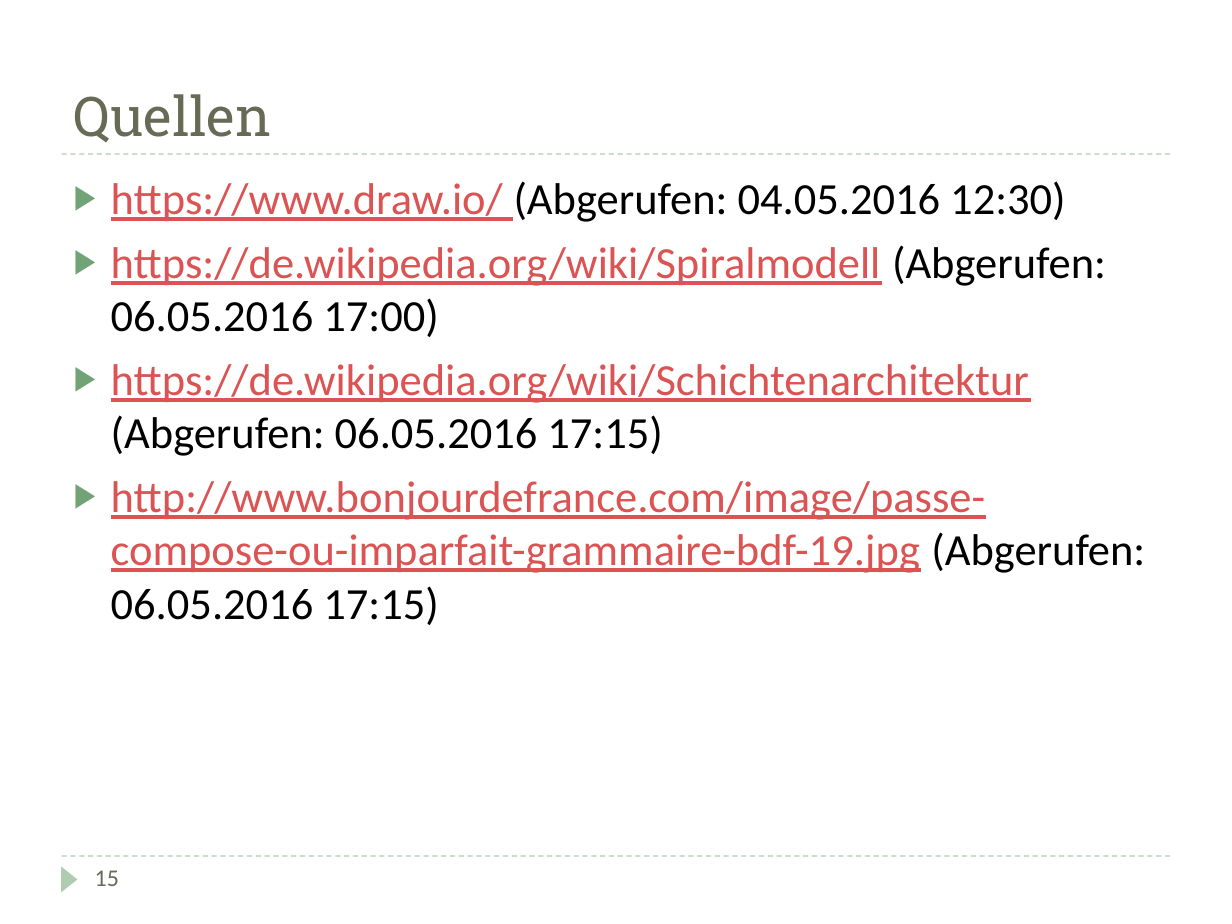
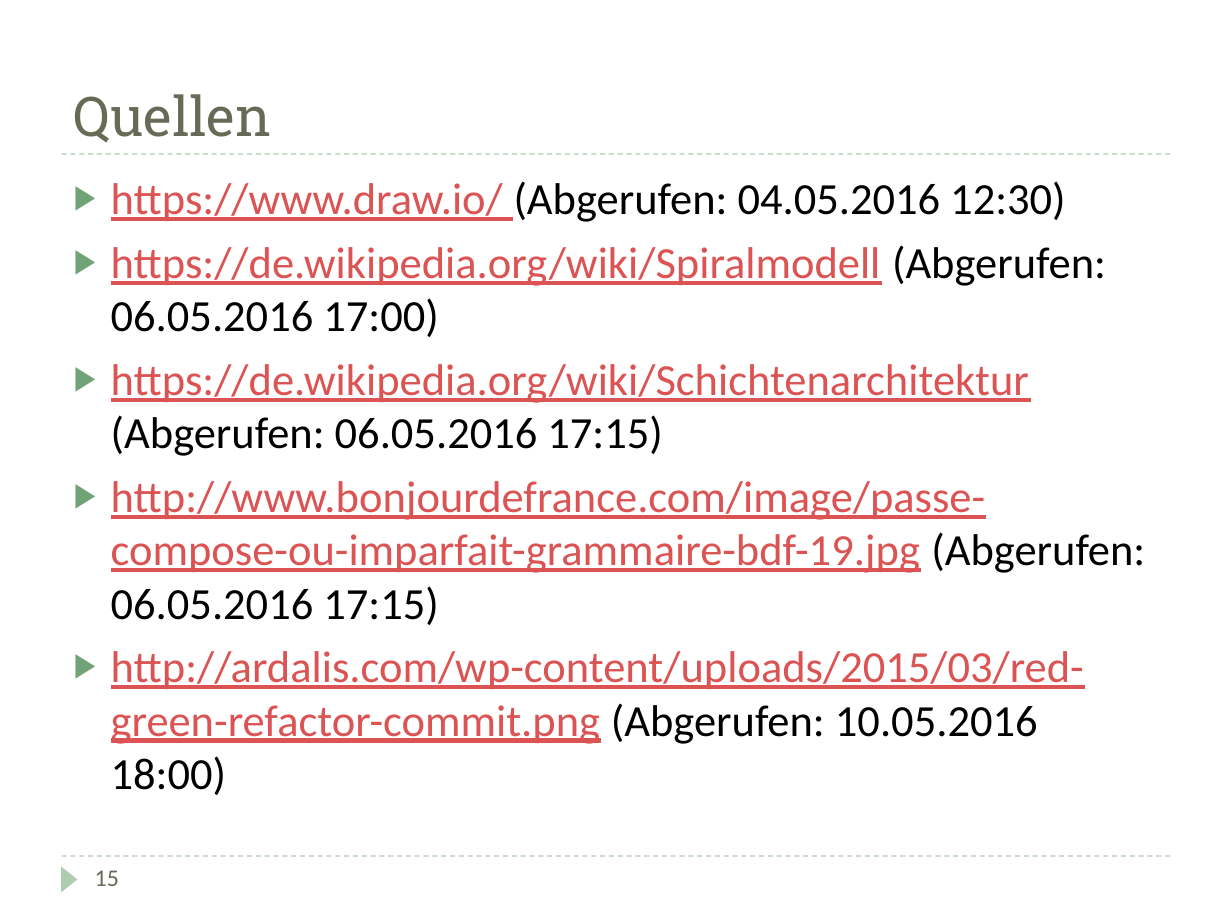
Before and after one commit to DarksideCode/Inventory-Management-System, a slide deck: slide 17 of Doku/Präsentation.pptx. Drawn at 1232x924 pixels with LibreOffice and Linux fonts; fonts in the diff are those of the drawing. Boxes give left, top, right and bottom in pixels: in the first picture for what was removed or moved away, otherwise in the second. Text is boxed around its words. In the diff, an @@ line names an element or a change of style, - is before the commit and + after.

```diff
--- a/Doku/Präsentation.pptx
+++ b/Doku/Präsentation.pptx
@@ text at [111,651,1084,795]: paragraph added @@
+▶ http://ardalis.com/wp-content/uploads/2015/03/red-green-refactor-commit.png (Abgerufen: 10.05.2016 18:00)
```
Also in this commit, not shown: 3 other slides changed, 3 other files.
